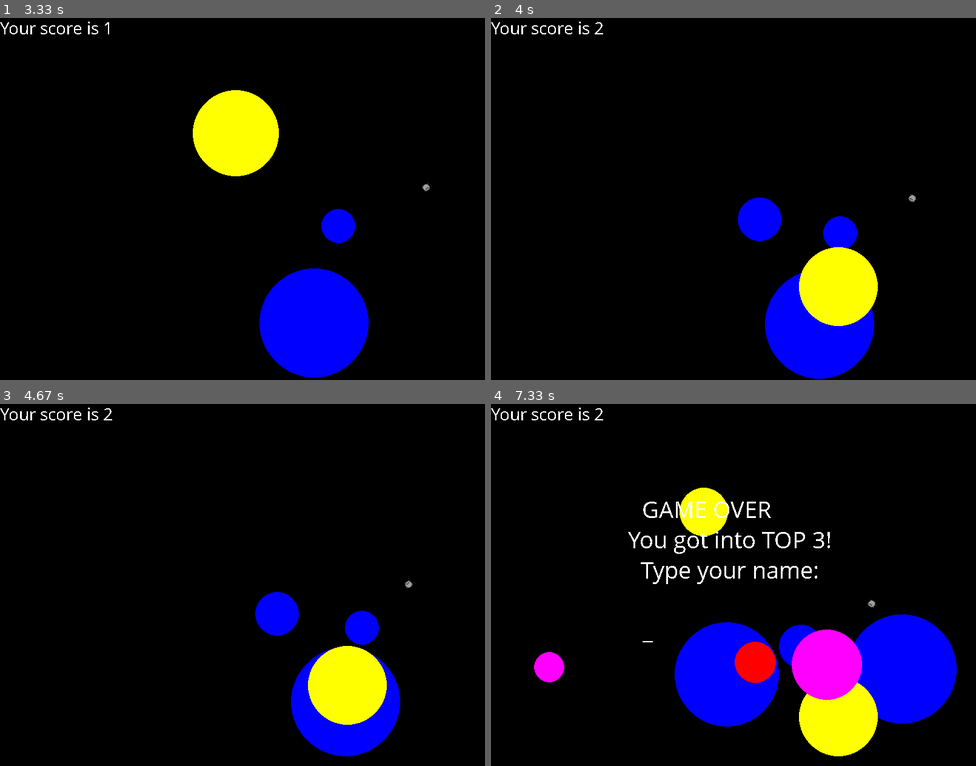
Above: before the commit, frames 1-4 (two rows, left to right).
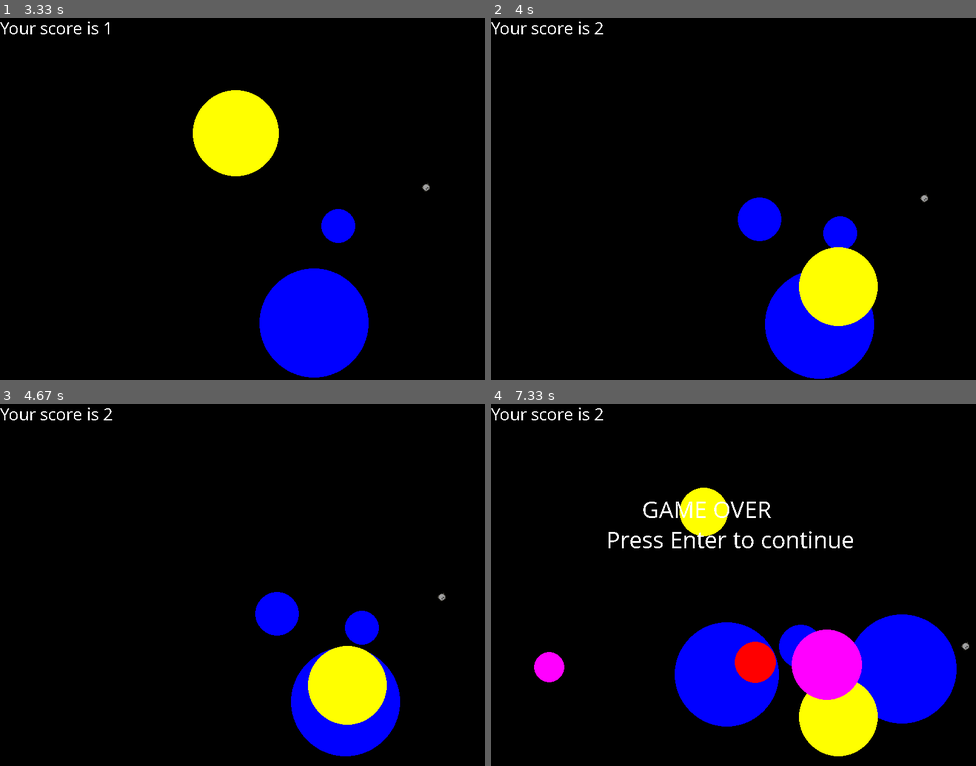
Above: after the commit, the same moments.

Repository: RShveda/pygame-practice
Game: pygame game, started from catch_ball.py
Two runs of this game, one before a commit and one after it. Both use one fixed random seed, a clock stepped at 60 frames per second and the inputs below.
Inputs (mouse positions are in pixels of both pictures, inside the frame that each line leads up to):
- Up to frame 1 (3.33 s): tap Enter at 0.33 s; click (242, 220) at 0.8 s; move the mouse to (300, 227) at 2.2 s; click (300, 227) at 2.33 s
- Up to frame 2 (4 s): move the mouse to (718, 137) at 3.6 s; click (718, 137) at 3.73 s
- Up to frame 3 (4.67 s): no input
- Up to frame 4 (7.33 s): no input

Frame 1 is identical in both runs. In frame 2, less than 0.1% of the frame differs, in the area x 86-91%, y 48-51%; in frame 3, less than 0.1%; in frame 4, 1.3%, in the area x 24-99%, y 35-69%.

Commit message:
catch_ball game logic moved to mainloop

Diff:
--- a/catch_ball.py
+++ b/catch_ball.py
@@ -4,20 +4,17 @@
 import numpy as np
 import json
 
-pygame.init()
 
 WIDTH = 800
 HEIGHT = 600
 
 FPS = 10
 MAX_BALLS = 10
-screen = pygame.display.set_mode((WIDTH, HEIGHT))
-score = 0
 
 CREEP_FILENAMES = [
-        'bluecreep.png',
-        'pinkcreep.png',
-        'graycreep.png']
+    'bluecreep.png',
+    'pinkcreep.png',
+    'graycreep.png']
 
 RED = (255, 0, 0)
 BLUE = (0, 0, 255)
@@ -29,16 +26,12 @@
 COLORS = [RED, BLUE, YELLOW, GREEN, MAGENTA, CYAN]
 
 
-def draw_scoreboard(score):
+
+def draw_scoreboard(score, screen):
     text = "Your score is {}".format(score)
     myfont = pygame.font.SysFont('Comic Sans MS', 30)
     textsurface = myfont.render(text, False, (255, 255, 255))
     screen.blit(textsurface, (0, 0))
-    # for position, record in enumerate(scores_data):
-    #     text = str(position + 1) + ". {} - {}".format(record["name"], record["score"])
-    #     textsurface = myfont.render(text, False, (255, 255, 255))
-    #     screen.blit(textsurface, (WIDTH*0.75, position * HEIGHT/20))
-
 
 
 def bounce_off_walls(coords, radius, direction, is_ball):
@@ -56,23 +49,23 @@
     elif coords_y > HEIGHT - radius:
         coords_y = HEIGHT - radius
         direction_y *= -1
-    else:  # creeps unique ability to rotate randomly
+    else:  # creeps unique ability to bounce from imaginary walls
         if not is_ball:
-            if random() < 0.1:
+            if random() < 0:
                 direction_x *= -1
-            if random() < 0.1:
+            if random() < 0:
                 direction_y *= -1
     return (direction_x, direction_y), (coords_x, coords_y)
 
 
-def rotate_image(image, coords, direction):
+def rotate_image(image, direction):
     v = np.array(direction)
     direction_angle = np.arctan2(v[1], v[0]) / np.pi * 180
     image = pygame.transform.rotate(image, -direction_angle)
     return image
 
 
-def blit_creep(image, coords):
+def blit_creep(screen, image, coords):
     image_w, image_h = image.get_size()
     draw_pos = image.get_rect().move(
         coords[0] - image_w / 2,
@@ -80,7 +73,7 @@
     screen.blit(image, draw_pos)
 
 
-def show_balls(balls):
+def show_balls(screen, balls):
     speed = 5
     for key, ball in enumerate(balls):
         is_ball, coords, direction, radius, fill = ball
@@ -93,12 +86,12 @@
         else:
             img_name = fill
             image = pygame.image.load(img_name).convert_alpha()
-            rotated_image = rotate_image(image, new_coords, new_direction)
-            blit_creep(rotated_image, new_coords)
+            rotated_image = rotate_image(image, new_direction)
+            blit_creep(screen, rotated_image, new_coords)
             balls[key] = (is_ball, new_coords, new_direction, radius, fill)
 
 
-def new_ball():
+def new_ball(screen, balls):
     """draw a new ball"""
     x_direction = uniform(-1, 1)
     y_direction = uniform(-1, 1)
@@ -111,7 +104,7 @@
         image_width, image_height = image.get_size()
         radius = int((image_height + image_width)/4)
         balls.append((is_ball, (x, y), (x_direction, y_direction), radius, img_filename))
-        blit_creep(image, (x, y))
+        blit_creep(screen, image, (x, y))
     else:
         r = randint(10, 100)
         color = COLORS[randint(0, 5)]
@@ -134,7 +127,7 @@
     return score
 
 
-def game_over(score, player_name, scores_data):
+def game_over(screen, score, player_name, scores_data, show_ranking):
     gameover_surface = pygame.Surface((WIDTH/1.5, HEIGHT/2), pygame.SRCALPHA)
     gameover_surface_size = gameover_surface.get_size()
     text_area("GAME OVER", gameover_surface, 0)
@@ -198,52 +191,56 @@
     return data
 
 
-pygame.display.update()
-clock = pygame.time.Clock()
-finished = False
-balls = []
-is_game_over = False
-show_ranking = False
-player_name = ''
-scores_data = load_scores()
-
-
-while not finished:
-    clock.tick(FPS)
-    for event in pygame.event.get():
-        if event.type == pygame.QUIT:
-            finished = True
-        elif event.type == pygame.MOUSEBUTTONDOWN:
-            if not is_game_over:
-                score = click(event, balls, score)
-        elif event.type == pygame.KEYDOWN:
-            print(is_game_over, show_ranking)
-            if is_game_over:
-                if show_ranking:
-                    if event.key == pygame.K_RETURN:
-                        # scores_data = add_to_ranking(score, player_name, scores_data)
-                        print(scores_data)
-                        finished = True
-                else:
-                    if event.key == pygame.K_RETURN:
-                        scores_data = add_to_ranking(score, player_name, scores_data)
-                        score = 0
-                        save_scores(scores_data)
-                        show_ranking = True
-                    elif event.key == pygame.K_BACKSPACE:
-                        player_name = player_name[:-1]
+
+def main():
+    pygame.init()
+    screen = pygame.display.set_mode((WIDTH, HEIGHT))
+    score = 0
+    pygame.display.update()
+    clock = pygame.time.Clock()
+    finished = False
+    balls = []
+    is_game_over = False
+    show_ranking = False
+    player_name = ''
+    scores_data = load_scores()
+
+    while not finished:
+        clock.tick(FPS)
+        for event in pygame.event.get():
+            if event.type == pygame.QUIT:
+                finished = True
+            elif event.type == pygame.MOUSEBUTTONDOWN:
+                if not is_game_over:
+                    score = click(event, balls, score)
+            elif event.type == pygame.KEYDOWN:
+                print(is_game_over, show_ranking)
+                if is_game_over:
+                    if show_ranking:
+                        if event.key == pygame.K_RETURN:
+                            print(scores_data)
+                            finished = True
                     else:
-                        player_name += event.unicode
-
-    show_balls(balls)
-    draw_scoreboard(score)
-    if len(balls) < MAX_BALLS:
-        if random() < 0.2:
-            new_ball()
-    else:
-        game_over(score, player_name, scores_data)
-        is_game_over = True
-    pygame.display.update()
-    screen.fill(BLACK)
-
-pygame.quit()
+                        if event.key == pygame.K_RETURN:
+                            scores_data = add_to_ranking(score, player_name, scores_data)
+                            score = 0
+                            save_scores(scores_data)
+                            show_ranking = True
+                        elif event.key == pygame.K_BACKSPACE:
+                            player_name = player_name[:-1]
+                        else:
+                            player_name += event.unicode
+        show_balls(screen, balls)
+        draw_scoreboard(score, screen)
+        if len(balls) < MAX_BALLS:
+            if random() < 0.2:
+                new_ball(screen, balls)
+        else:
+            game_over(screen, score, player_name, scores_data, show_ranking)
+            is_game_over = True
+        pygame.display.update()
+        screen.fill(BLACK)
+    pygame.quit()
+
+if __name__ == '__main__':
+    main()
--- a/scores.json
+++ b/scores.json
@@ -1 +1 @@
-[{"name": "new", "score": 1}, {"name": "empty", "score": 0}, {"name": "empty", "score": 0}]
+[{"name": "fd", "score": 69}, {"name": "", "score": 47}, {"name": "newtest", "score": 39}]
